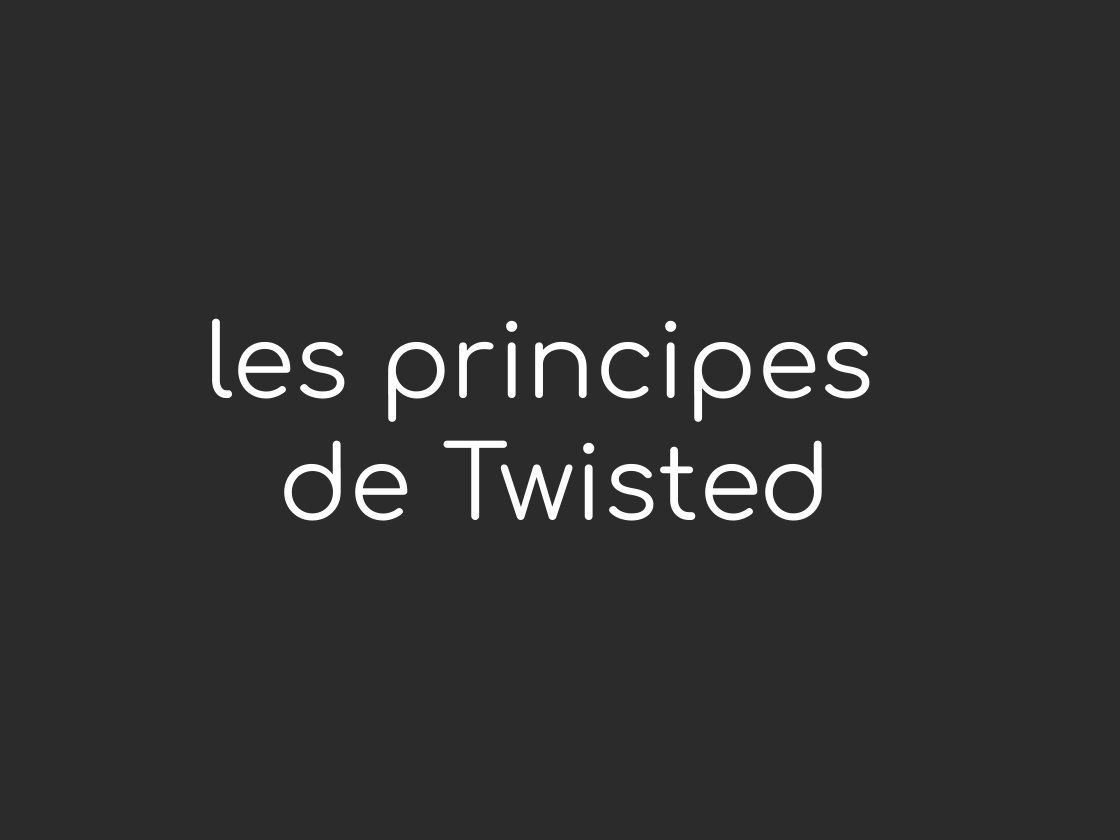
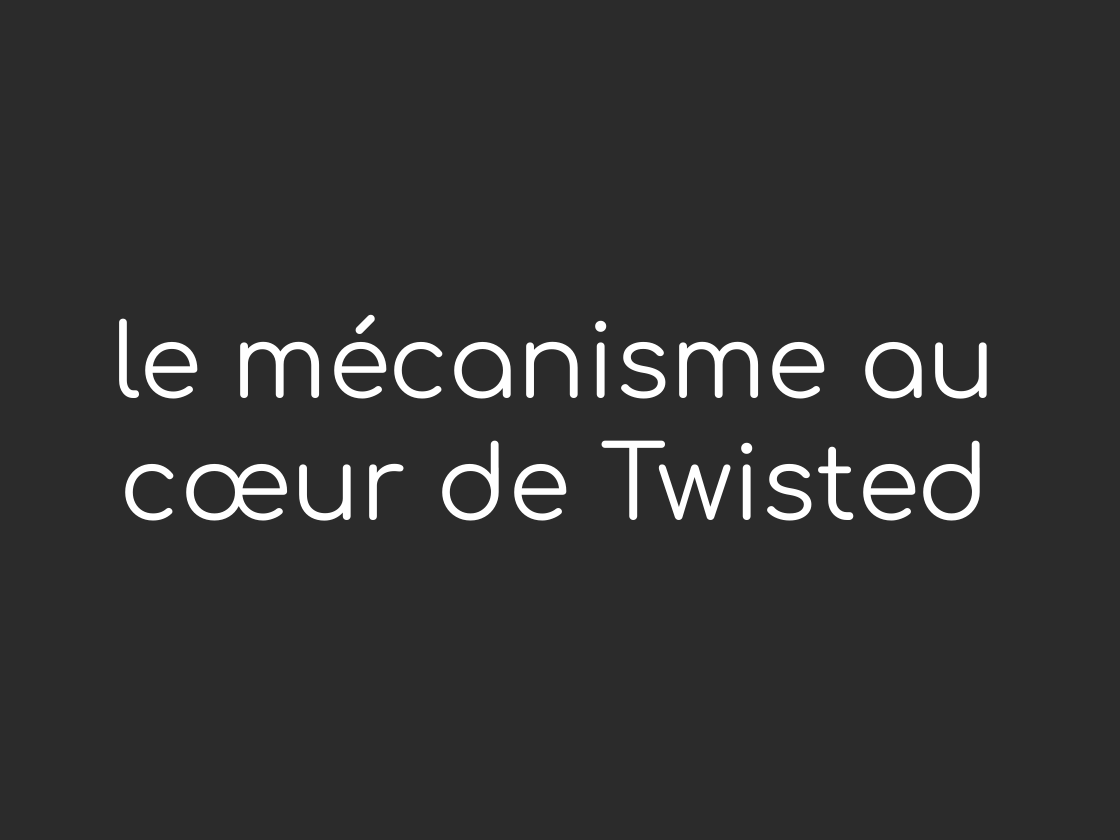
Before and after one commit to jdb/jdb.github.com, a slide deck: slide 14 of imap_idle/pycon-presentation/imap-idle-makingoff.odp (slide 3 before the commit). Drawn at 1120x840 pixels with LibreOffice and Linux fonts; fonts in the diff are those of the drawing; background and template pictures are left out; a plain dark background stands for a picture behind light text. Boxes give left, top, right and bottom in pixels: in the first picture for what was removed or moved away, otherwise in the second. Text is boxed around its words. In the diff, an @@ line names an element or a change of style, - is before the commit and + after.

```diff
--- a/imap_idle/pycon-presentation/imap-idle-makingoff.odp
+++ b/imap_idle/pycon-presentation/imap-idle-makingoff.odp
@@ title at [113, 315, 997, 521]: text changed @@
-les principes
-de Twisted
+le mécanisme au cœur de Twisted
```
Also in this commit, not shown: 6 other slides changed, 27 slides added, 9 slides removed, 3 other files.
